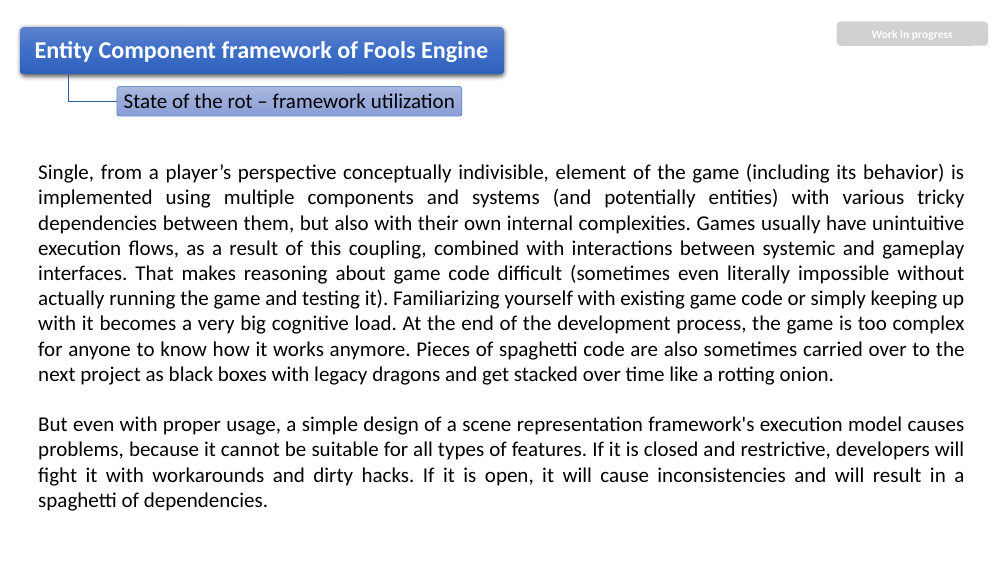
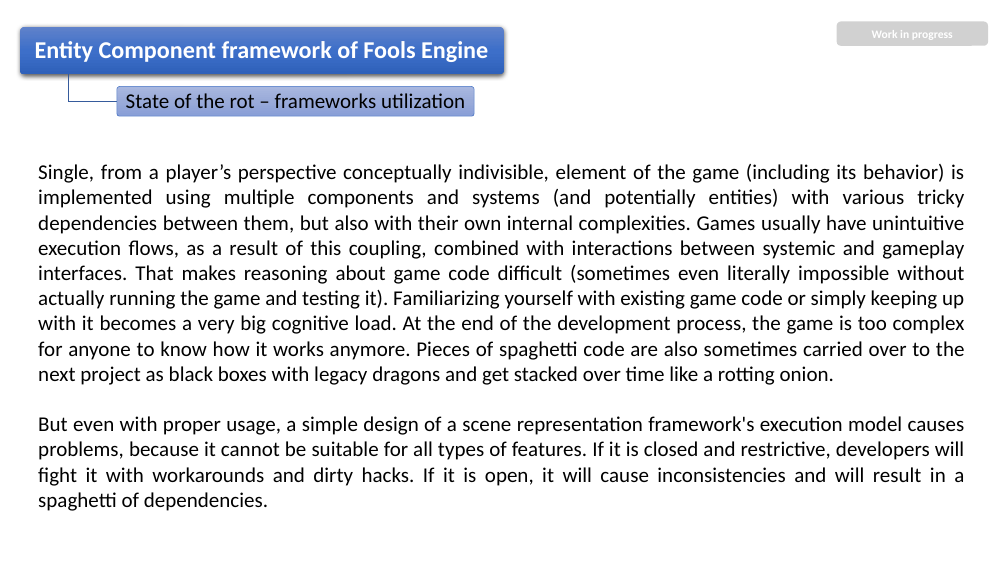
Before and after one commit to pawel-kaleta/FoolsEngine, a slide deck: slide 5 of Documentation/Entity Component Framework.pptx. Drawn at 1008x567 pixels with LibreOffice and Linux fonts; fonts in the diff are those of the drawing. Boxes give left, top, right and bottom in pixels: in the first picture for what was removed or moved away, otherwise in the second. Text is boxed around its words. In the diff, an @@ line names an element or a change of style, - is before the commit and + after.

```diff
--- a/Documentation/Entity Component Framework.pptx
+++ b/Documentation/Entity Component Framework.pptx
@@ rounded rectangle: place and size @@
-rounded rectangle at [117, 86, 462, 116]
+rounded rectangle at [117, 86, 475, 116]
@@ text at [126, 93, 465, 108]: text changed @@
-State of the rot – framework utilization
+State of the rot – frameworks utilization
```
Also in this commit, not shown: 1 other slide changed, 15 other files.
